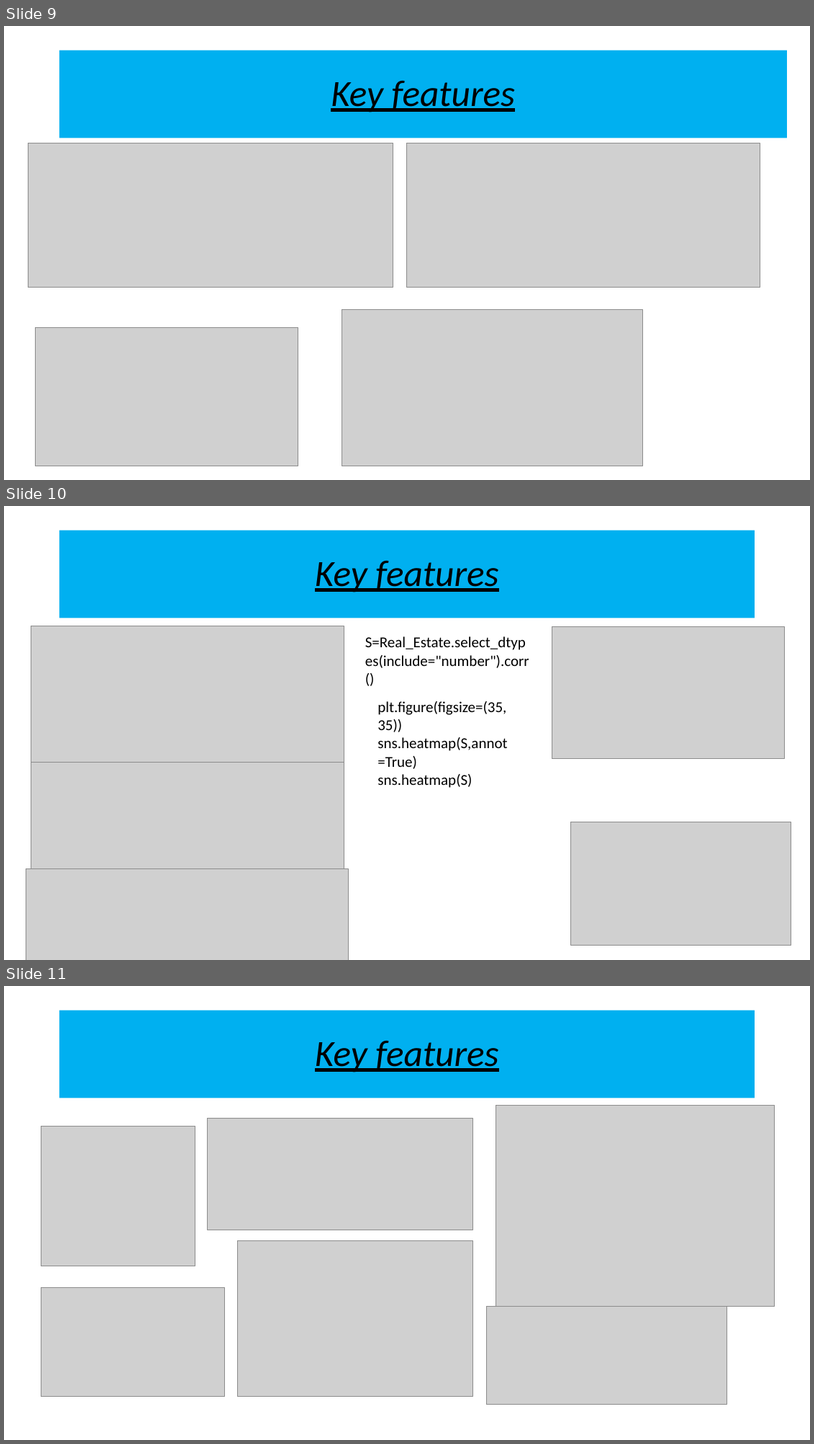
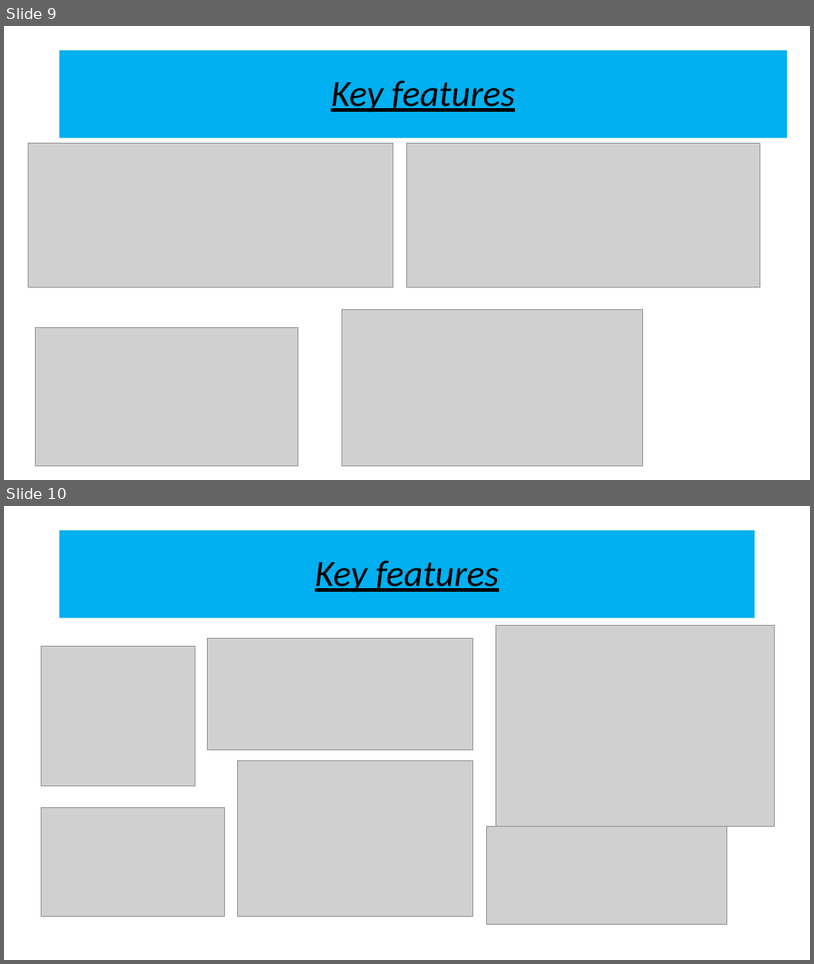
Before and after one commit to aashasandeep/project-3, a slide deck: Project- 3 EDA.pptx. Shown one above the other, each under a label of ours: slides 9, 10 and 11 before the commit, slides 9 and 10 after it. The pictures are 814x1444 and 814x964 pixels, drawn with LibreOffice and Linux fonts; fonts in the diff are those of the drawing; grey boxes stand for pictures. Boxes give left, top, right and bottom in pixels: in the first picture for what was removed or moved away, otherwise in the second. Text is boxed around its words. In the diff, an @@ line names an element or a change of style, - is before the commit and + after.

```diff
--- a/Project- 3 EDA.pptx
+++ b/Project- 3 EDA.pptx
@@ slide 10 removed at box(4, 506, 810, 960), background #FFFFFF @@
@@ title removed at box(59, 530, 756, 618) @@
-Key features
@@ picture removed at box(31, 626, 344, 762) @@
@@ picture removed at box(553, 627, 786, 758) @@
@@ text removed at box(365, 636, 530, 668) @@
-S=Real_Estate.select_dtypes(include="number").corr()
@@ text removed at box(378, 701, 507, 788) @@
-plt.figure(figsize=(35,35))
-sns.heatmap(S,annot=True)
-sns.heatmap(S)
@@ picture removed at box(31, 762, 344, 876) @@
@@ picture removed at box(571, 822, 792, 945) @@
@@ picture removed at box(26, 868, 348, 960) @@
@@ what was slide 11 is now slide 10 @@
```
Also in this commit, not shown: 1 slide changed.
